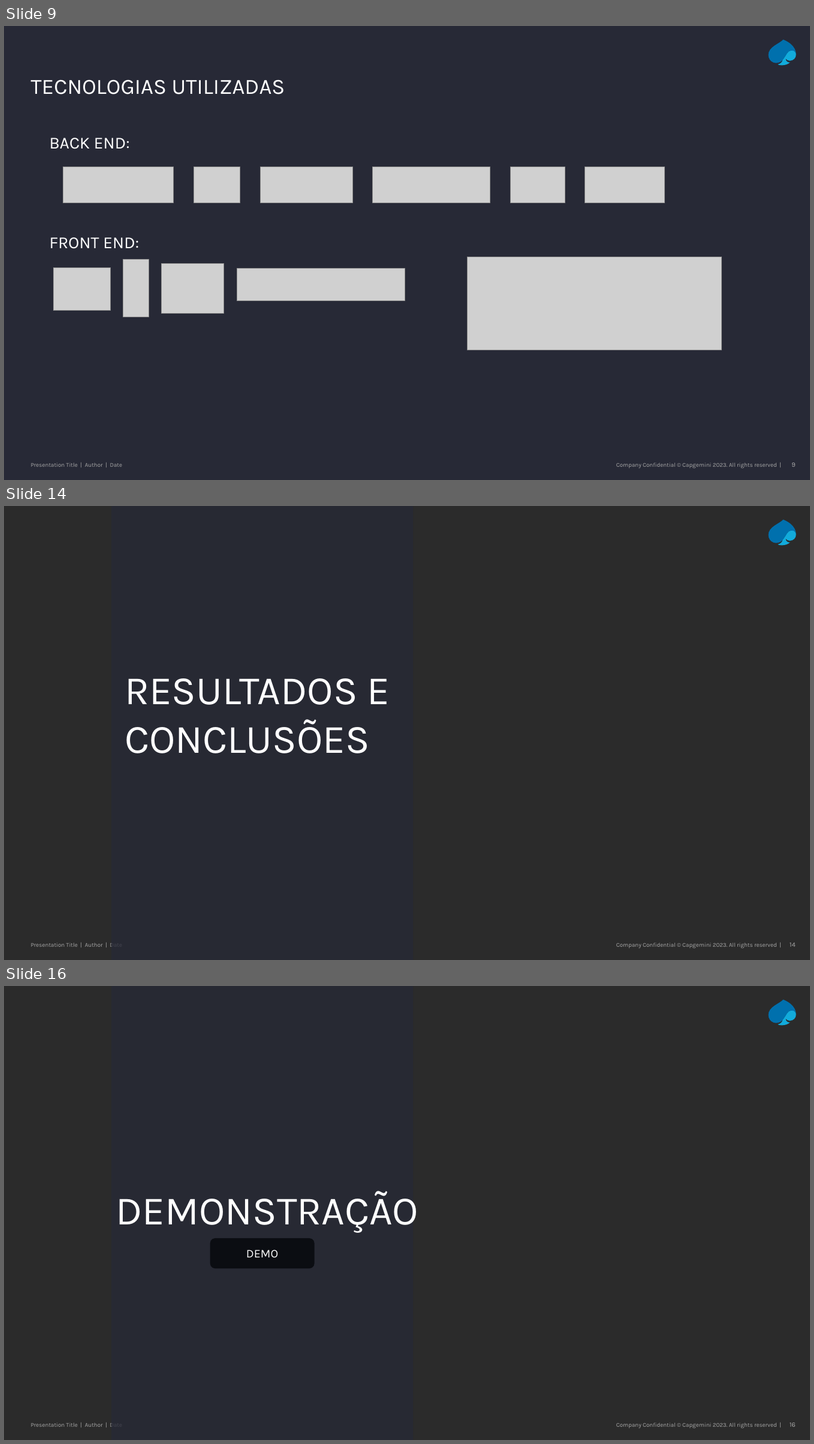
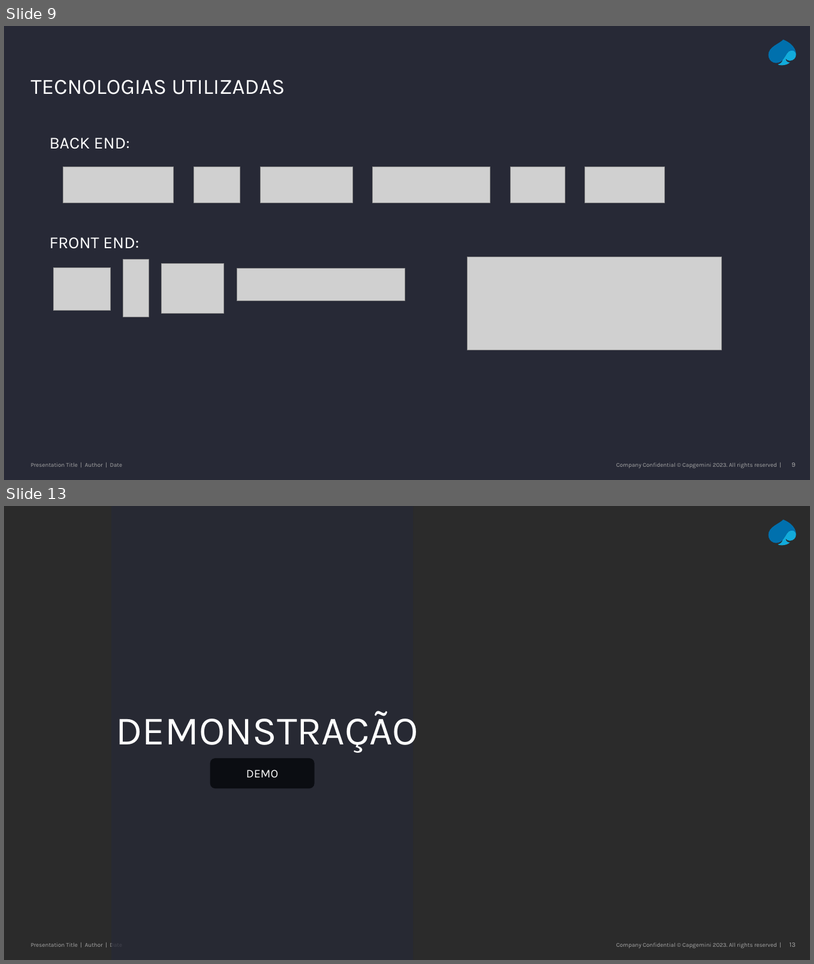
Before and after one commit to Pedro-MPC/1stproject, a slide deck: Apresentação e-commerce.pptx. Shown one above the other, each under a label of ours: slides 9, 14 and 16 before the commit, slides 9 and 13 after it; the slides between them are not shown. The pictures are 814x1444 and 814x964 pixels, drawn with LibreOffice and Linux fonts; fonts in the diff are those of the drawing; grey boxes stand for pictures; background and template pictures are left out; a plain dark background stands for a picture behind light text. Boxes give left, top, right and bottom in pixels: in the first picture for what was removed or moved away, otherwise in the second. Text is boxed around its words. In the diff, an @@ line names an element or a change of style, - is before the commit and + after.

```diff
--- a/Apresentação e-commerce.pptx
+++ b/Apresentação e-commerce.pptx
@@ slide 14 removed at [4, 506, 810, 960], background picture (left out); not listed: 5 template elements that a slide beside it also shows @@
@@ rectangle removed at [111, 506, 414, 960] @@
@@ title removed at [125, 678, 390, 753] @@
-RESULTADOS E CONCLUSÕES
@@ what was slide 16 is now slide 13 @@
@@ page number at [790, 942, 796, 946]: text changed @@
-16
+13
```
Also in this commit, not shown: 4 slides changed, 2 other slides removed.
